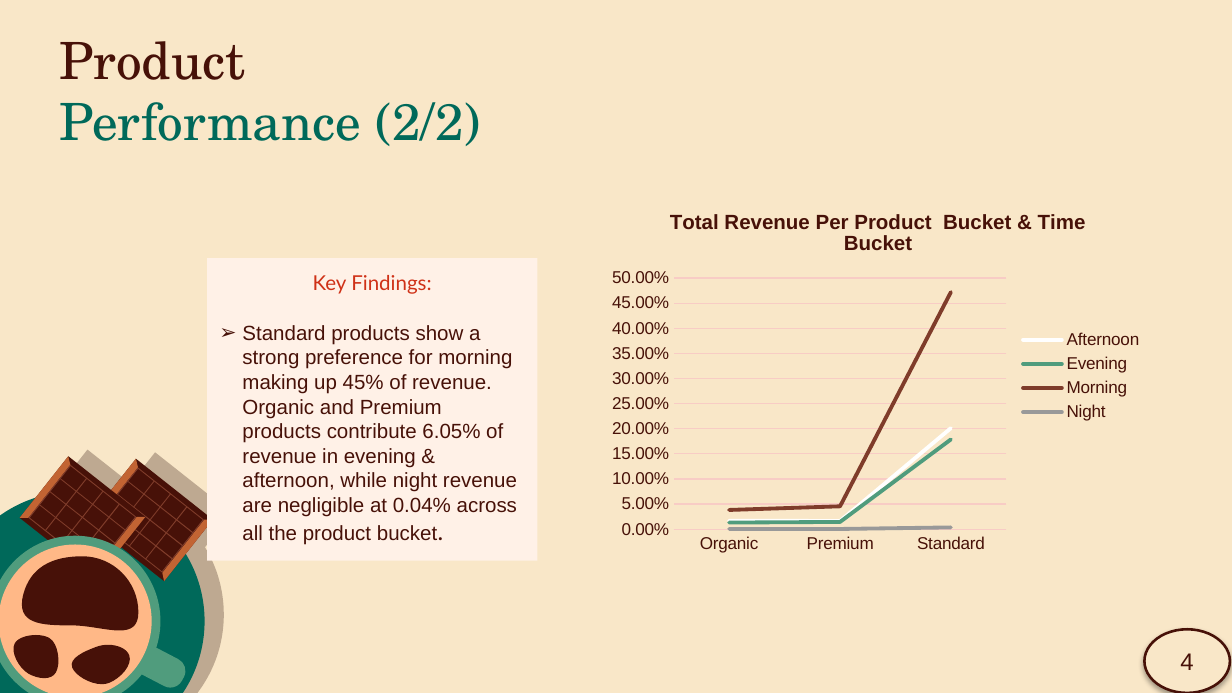
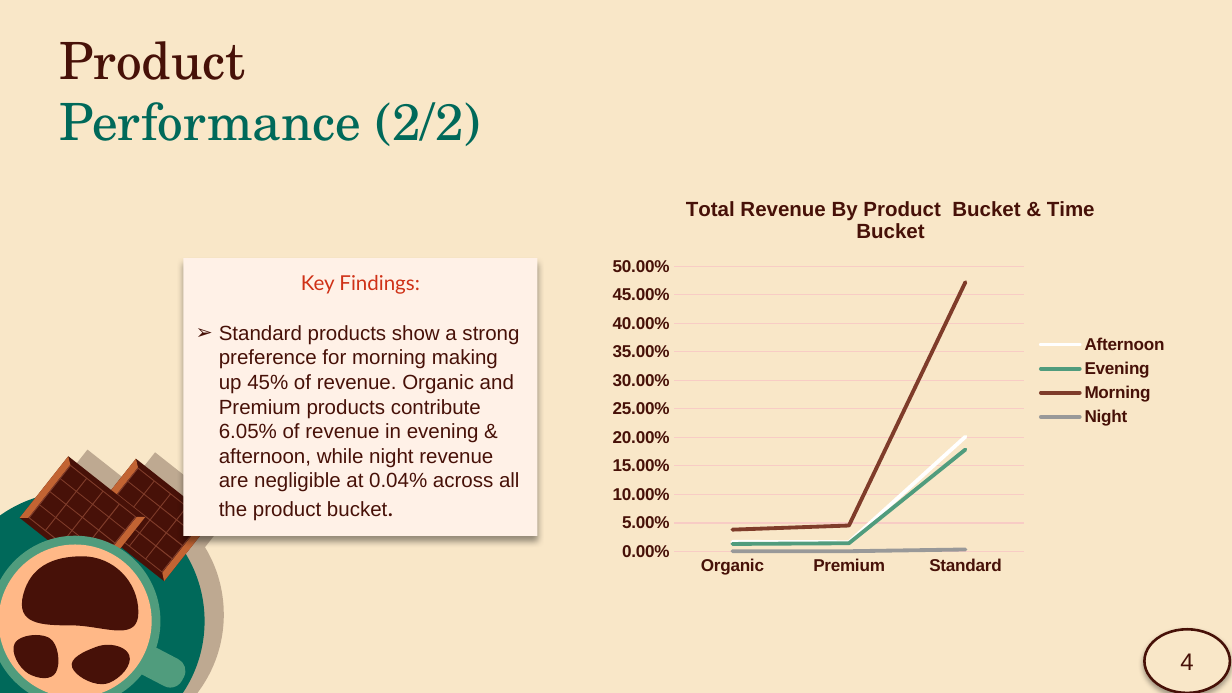
Before and after one commit to KeneilweG/BrightLight_Coffee_Shop_Sales_Case_Study1, a slide deck: slide 8 of Final Output File (Presentation(PowerPoint))/Coffee Shop Sales Presentation.pptx (slide 7 before the commit). Drawn at 1232x693 pixels with LibreOffice and Linux fonts; fonts in the diff are those of the drawing. Boxes give left, top, right and bottom in pixels: in the first picture for what was removed or moved away, otherwise in the second. Text is boxed around its words. In the diff, an @@ line names an element or a change of style, - is before the commit and + after.

```diff
--- a/Final Output File (Presentation(PowerPoint))/Coffee Shop Sales Presentation.pptx
+++ b/Final Output File (Presentation(PowerPoint))/Coffee Shop Sales Presentation.pptx
@@ line chart at [601, 177, 1180, 584] @@
@@ title "Total Revenue Per Product  Bucket & Time Bucket " to "Total Revenue By Product  Bucket & Time Bucket " @@
@@ legend changed @@
@@ category axis changed @@
@@ value axis changed @@
@@ line chart: place and size @@
-line chart at [601, 191, 1156, 561]
+line chart at [601, 177, 1180, 584]
@@ subtitle "Key Findings:": place and size @@
-subtitle "Key Findings:" at [207, 257, 537, 561]
+subtitle "Key Findings:" at [184, 257, 537, 536]
@@ subtitle "Key Findings:" at [184, 257, 537, 536]: shadow on @@
```
Also in this commit, not shown: 8 other slides changed, 1 slide added.
